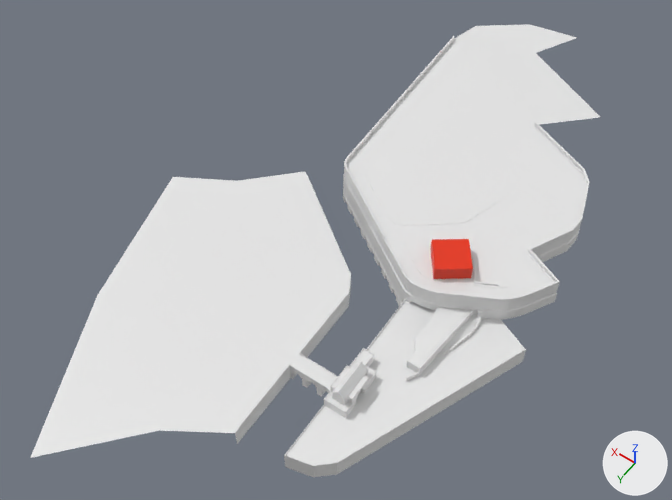
The Blender file rom/working [dont port]/editing [.blend]/hoy castle.blend, before and after one commit.
The view is the same before and after, from a 50 mm camera at (-380.0, 235.0, 473.0) aimed at (-179.0, -46.0, 31.0). Every picture has the same lights, and +X, +Y and +Z are marked at lower right.

The first picture shows 'Artillery Edit Zone', 'Barbican', 'Barbican Garage', 'Chateau', 'Front Plaza'.
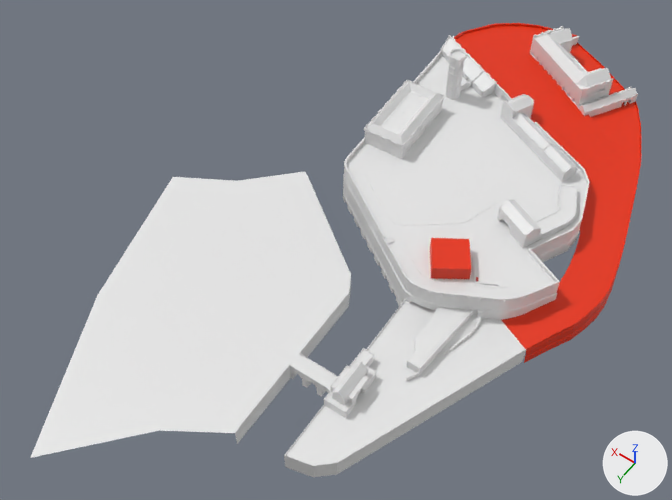
Commit message: hoy castle updates

Where the newer file only moved an object's origin or applied its transform, the numbers keep the older frame.

What differs and where, as boxes (x1, y1, x2, y2) in the pictures (672 x 500 px):
'Ramp', added: after (454, 23, 641, 363)
'Hoy Castle', added: after (364, 35, 577, 248)
'Armory', added: after (530, 26, 638, 117)
part 1 of me_plane_003, built on: before (346, 151, 527, 300); after (344, 56, 585, 353)
part 2 of me_plane_003, deleted: before (454, 24, 600, 125)

What the commit changed:
me_plane_003 is used by ob_chateau; location (0.0, 0.0, 0.0).
me_plane_003 had 2006 vertices, 1693 faces and spanned x -302.0..-139.0, y -300.0..-20.0, z 12.0..44.0.
me_plane_003 now has 2400 vertices, 1883 faces and spans x -302.0..-139.0, y -245.0..-20.0, z 12.0..44.0.
me_plane_003 part 1: 15 vertices moved within x -289.0..-150.0, y -98.0..-56.0, z 41.0..44.0; 71 vertices removed from x -291.0..-146.0, y -112.0..-44.0, z 41.0..44.0; 471 vertices added at x -299.0..-140.0, y -245.0..-21.0, z 25.0..43.0.
me_plane_003 part 2: 6 vertices removed from x -261.0..-145.0, y -300.0..-235.0, z 40.0.
Mesh me_cube_006 is new.
It has 1169 vertices, 896 faces and spans x -271.9..-191.2, y -299.5..-230.1, z 34.7..59.2.
Mesh me_plane_022 is new.
It has 592 vertices, 870 faces and spans x -326.0..-139.0, y -301.0..-55.0, z 10.0..43.0.
It uses material mat_material_001 (orange #e72f00).
Mesh me_plane_014 is new.
It has 2287 vertices, 2048 faces, 3 loose edges and spans x -286.6..-141.1, y -236.6..-105.2, z 40.0..77.0.
Object 'Armory' (ob_armory) is new; it shows me_cube_006.
Its location is (0.0, 0.0, 0.0).
Object 'Ramp' (ob_ramp) is new; it shows me_plane_022.
Its location is (0.0, 0.0, 0.0).
Object 'Hoy Castle' (ob_hoy_castle) is new; it shows me_plane_014.
Its location is (0.0, 0.0, 0.1).
